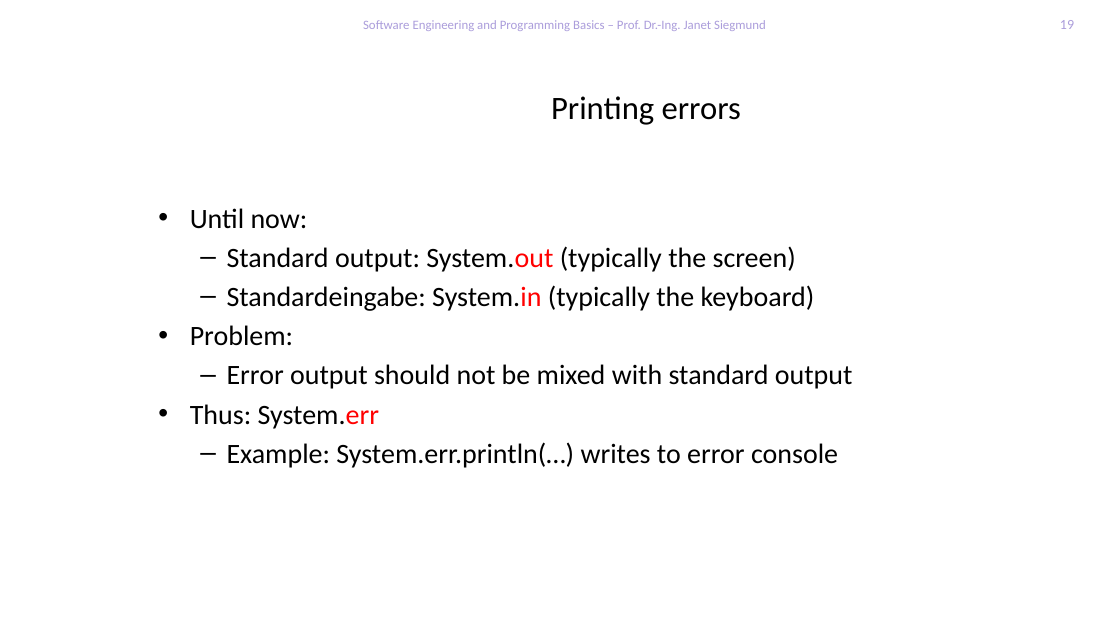
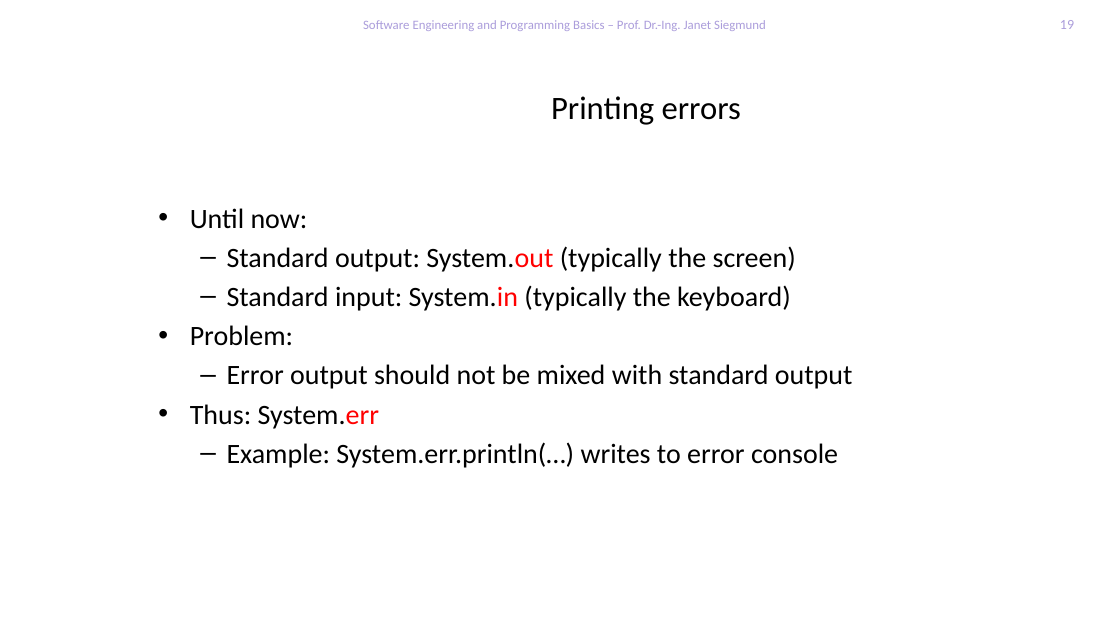
Before and after one commit to feigensp/lehre, a slide deck: slide 19 of se_prog/slides/10_ExceptionsDebugging.pptx. Drawn at 1120x630 pixels with LibreOffice and Linux fonts; fonts in the diff are those of the drawing; background and template pictures are left out. Boxes give left, top, right and bottom in pixels: in the first picture for what was removed or moved away, otherwise in the second. Text is boxed around its words. In the diff, an @@ line names an element or a change of style, - is before the commit and + after.

```diff
--- a/se_prog/slides/10_ExceptionsDebugging.pptx
+++ b/se_prog/slides/10_ExceptionsDebugging.pptx
@@ text at [227,285,791,311]: text changed @@
-  – Standardeingabe: System.in (typically the keyboard)
+  – Standard input: System.in (typically the keyboard)
```
Also in this commit, not shown: 3 other slides changed, 1 slide added, 1 slide removed, 1 other file.
